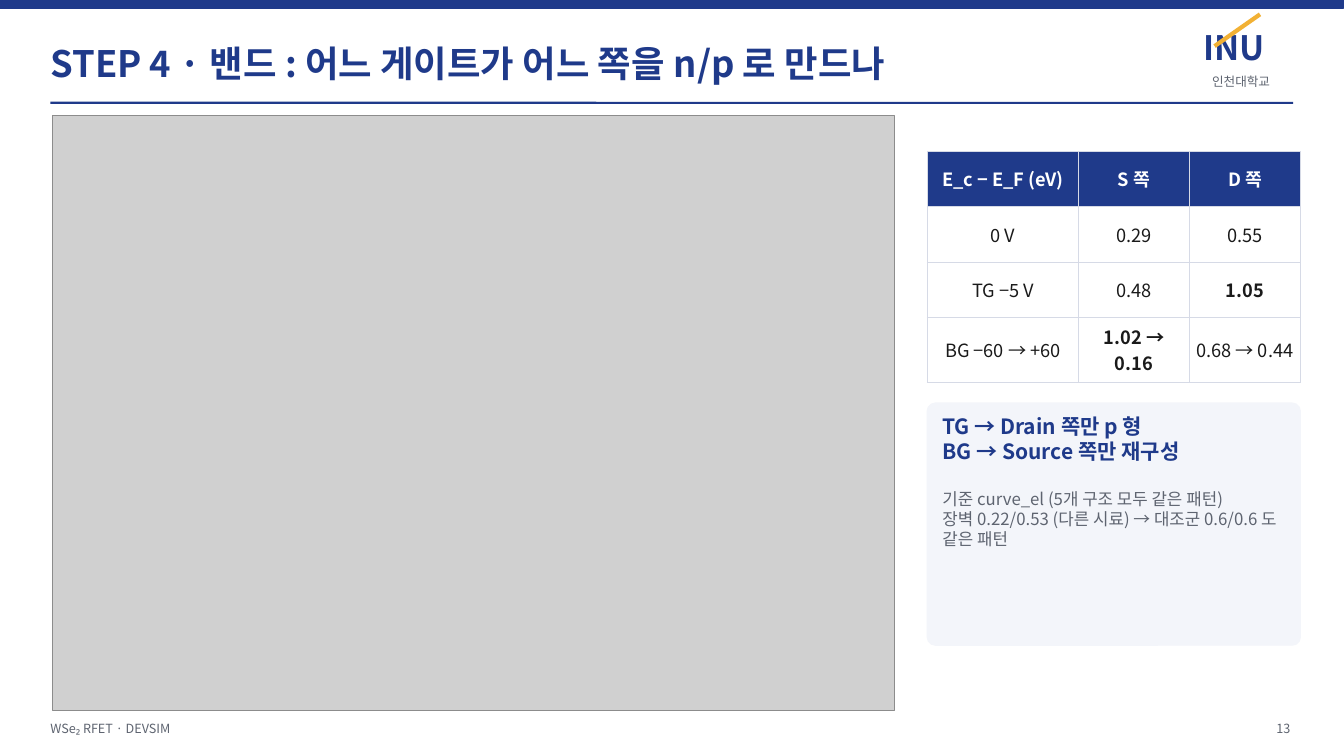
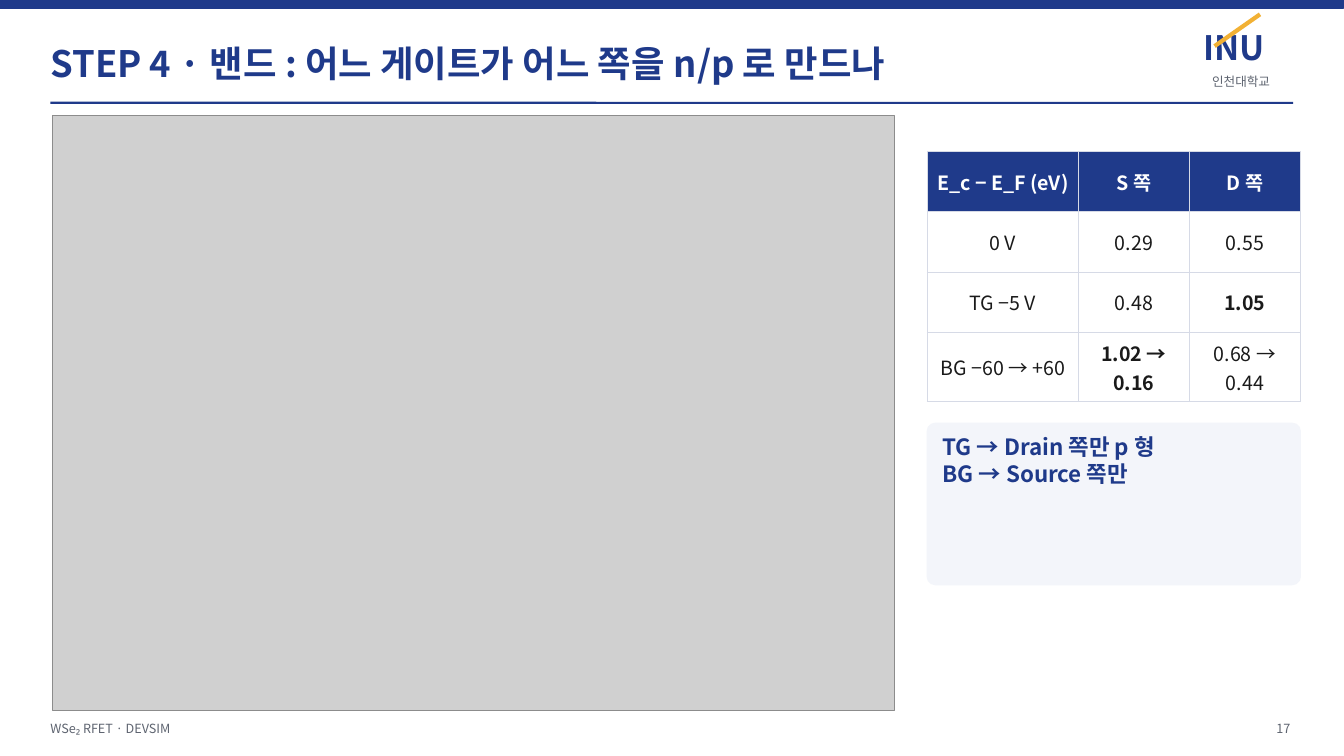
Before and after one commit to jiseonyang-9070/rfet, a slide deck: slide 17 of slides/RFET_progress_INU.pptx (slide 13 before the commit). Drawn at 1344x756 pixels with LibreOffice and Linux fonts; fonts in the diff are those of the drawing; grey boxes stand for pictures. Boxes give left, top, right and bottom in pixels: in the first picture for what was removed or moved away, otherwise in the second. Text is boxed around its words. In the diff, an @@ line names an element or a change of style, - is before the commit and + after.

```diff
--- a/slides/RFET_progress_INU.pptx
+++ b/slides/RFET_progress_INU.pptx
@@ table at (x1=928, y1=151, x2=1301, y2=395) @@
@@ size 13 to 14 pt @@
@@ rounded rectangle resized from (x1=928, y1=403, x2=1301, y2=645) to (x1=928, y1=423, x2=1301, y2=585) @@
@@ rounded rectangle at (x1=928, y1=423, x2=1301, y2=585): proportions changed @@
@@ text at (x1=942, y1=436, x2=1155, y2=484): text changed; size 12 to 16 pt; text colour #5E6470 to #1F3A8A; bold on @@
-TG → Drain 쪽만 p 형
-BG → Source 쪽만 재구성
-기준 curve_el (5개 구조 모두 같은 패턴)
-장벽 0.22/0.53 (다른 시료) → 대조군 0.6/0.6 도 같은 패턴
+TG → Drain 쪽만 p 형
+BG → Source 쪽만
@@ page number at (x1=1276, y1=724, x2=1290, y2=733): text changed @@
-13
+17
```
Also in this commit, not shown: 15 other slides changed, 5 slides added, 2 slides removed, 23 other files.
